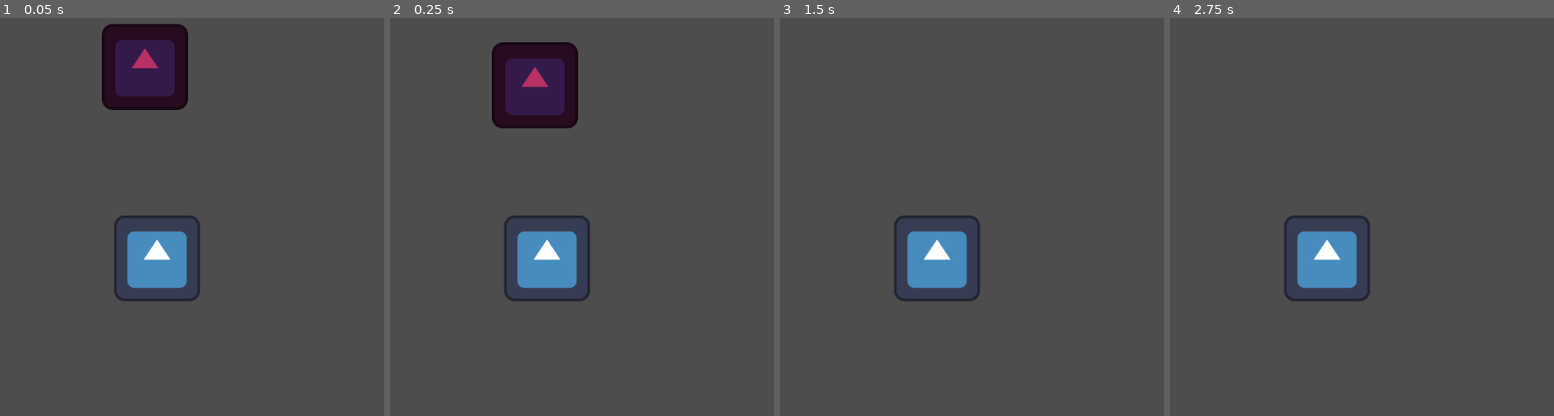
Above: before the commit, frames 1-4 (left to right).
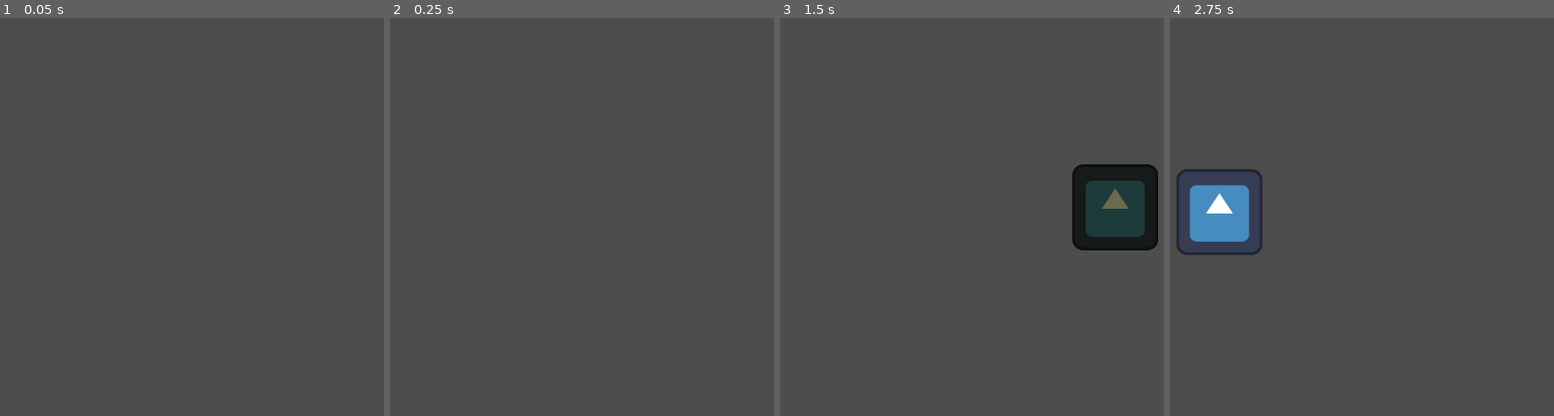
Above: after the commit, the same moments.

Repository: MikalMica/Mascarada-to-wapa
Game: Godot game, scene res://Scenes/Scenarios/TheGuaguaTrials.tscn
Two runs of this game, one before a commit and one after it. Both use one fixed random seed, a clock stepped at 60 frames per second and the inputs below. Before the commit the project starts from res://Scenes/Scenarios/HitCollisionPrueba.tscn. The engine's default icon, where the game draws it, is replaced by a stand-in: a white triangle on a blue panel in a dark square.
Inputs:
- Up to frame 1 (0.05 s): no input
- Up to frame 2 (0.25 s): no input
- Up to frame 3 (1.5 s): hold E (default_mask) 0.53-1.28 s; tap R (object_mask) at 1.35 s
- Up to frame 4 (2.75 s): tap Enter at 2 s; hold E (default_mask) from 2.03 s (still down)

The runs differ from the first frame. In frame 1, 7.6% of the frame differs, in the area x 26-53%, y 1-72%; in frame 2, 7.6%, in the area x 26-53%, y 6-72%; in frame 3, 7.6%; in frame 4, 5.7%.

Commit message:
Revert "las increibles 6 lineas de la colision de guillermo"
This reverts commit 0df2a34a910c87db37396b828d10962e4b99afc3.

Diff:
--- a/MascaradaToWapa/Scenes/Scenarios/HitCollisionPrueba.tscn
+++ /dev/null
@@ -1,46 +0,0 @@
-[gd_scene format=3 uid="uid://cil4fggmn47c8"]
-
-[ext_resource type="Texture2D" uid="uid://b8kuer3e50nnx" path="res://icon.svg" id="1_hcnh4"]
-[ext_resource type="Script" uid="uid://bjphjrvv6xm7t" path="res://Scripts/PlayerOnDamage.gd" id="1_ijlnl"]
-
-[sub_resource type="RectangleShape2D" id="RectangleShape2D_ijlnl"]
-size = Vector2(125, 125)
-
-[sub_resource type="CircleShape2D" id="CircleShape2D_ijlnl"]
-
-[node name="HitCollisionPrueba" type="Node2D" unique_id=961999262]
-
-[node name="Player" type="Node2D" parent="." unique_id=443897285]
-position = Vector2(519, 413)
-
-[node name="RigidBody2D" type="Area2D" parent="Player" unique_id=1440000083]
-collision_mask = 2
-script = ExtResource("1_ijlnl")
-
-[node name="CollisionShape2D" type="CollisionShape2D" parent="Player/RigidBody2D" unique_id=1283544681]
-shape = SubResource("RectangleShape2D_ijlnl")
-
-[node name="Sprite2D" type="Sprite2D" parent="Player/RigidBody2D" unique_id=1797214616]
-texture = ExtResource("1_hcnh4")
-
-[node name="Enemy" type="Node2D" parent="." unique_id=702559612]
-position = Vector2(502, 127)
-
-[node name="RigidBody2D" type="RigidBody2D" parent="Enemy" unique_id=1642339163]
-collision_layer = 2
-collision_mask = 3
-
-[node name="CollisionShape2D" type="CollisionShape2D" parent="Enemy/RigidBody2D" unique_id=1892883241]
-shape = SubResource("RectangleShape2D_ijlnl")
-
-[node name="Sprite2D" type="Sprite2D" parent="Enemy/RigidBody2D" unique_id=1948968393]
-modulate = Color(0.726486, 0.18839613, 0.39425033, 1)
-position = Vector2(-1, 0)
-texture = ExtResource("1_hcnh4")
-
-[node name="Area2D" type="Area2D" parent="Enemy/RigidBody2D" unique_id=1660650918]
-collision_layer = 2
-collision_mask = 0
-
-[node name="CollisionShape2D" type="CollisionShape2D" parent="Enemy/RigidBody2D/Area2D" unique_id=2052899032]
-shape = SubResource("CircleShape2D_ijlnl")
--- a/MascaradaToWapa/Scripts/PlayerOnDamage.gd
+++ /dev/null
@@ -1,10 +0,0 @@
-extends Area2D
-
-
-# Called when the node enters the scene tree for the first time.
-func _ready() -> void:
-	area_entered.connect(_on_enemy_hit)
-	pass # Replace with function body.
-
-func _on_enemy_hit(other):
-	print("Me duele")
--- a/MascaradaToWapa/project.godot
+++ b/MascaradaToWapa/project.godot
@@ -11,7 +11,7 @@
 [application]
 
 config/name="Mascarada-to-wapa"
-run/main_scene="uid://cil4fggmn47c8"
+run/main_scene="uid://dxdm0u0u5ut4o"
 config/features=PackedStringArray("4.6", "Forward Plus")
 config/icon="res://icon.svg"
 
@@ -32,13 +32,6 @@
 ]
 }
 
-[layer_names]
-
-2d_physics/layer_1="Player"
-2d_physics/layer_2="Enemy"
-2d_physics/layer_3="Enviroment"
-2d_physics/layer_4="Prop"
-
 [physics]
 
 3d/physics_engine="Jolt Physics"
Not shown, removed: MascaradaToWapa/Scripts/PlayerOnDamage.gd.uid
